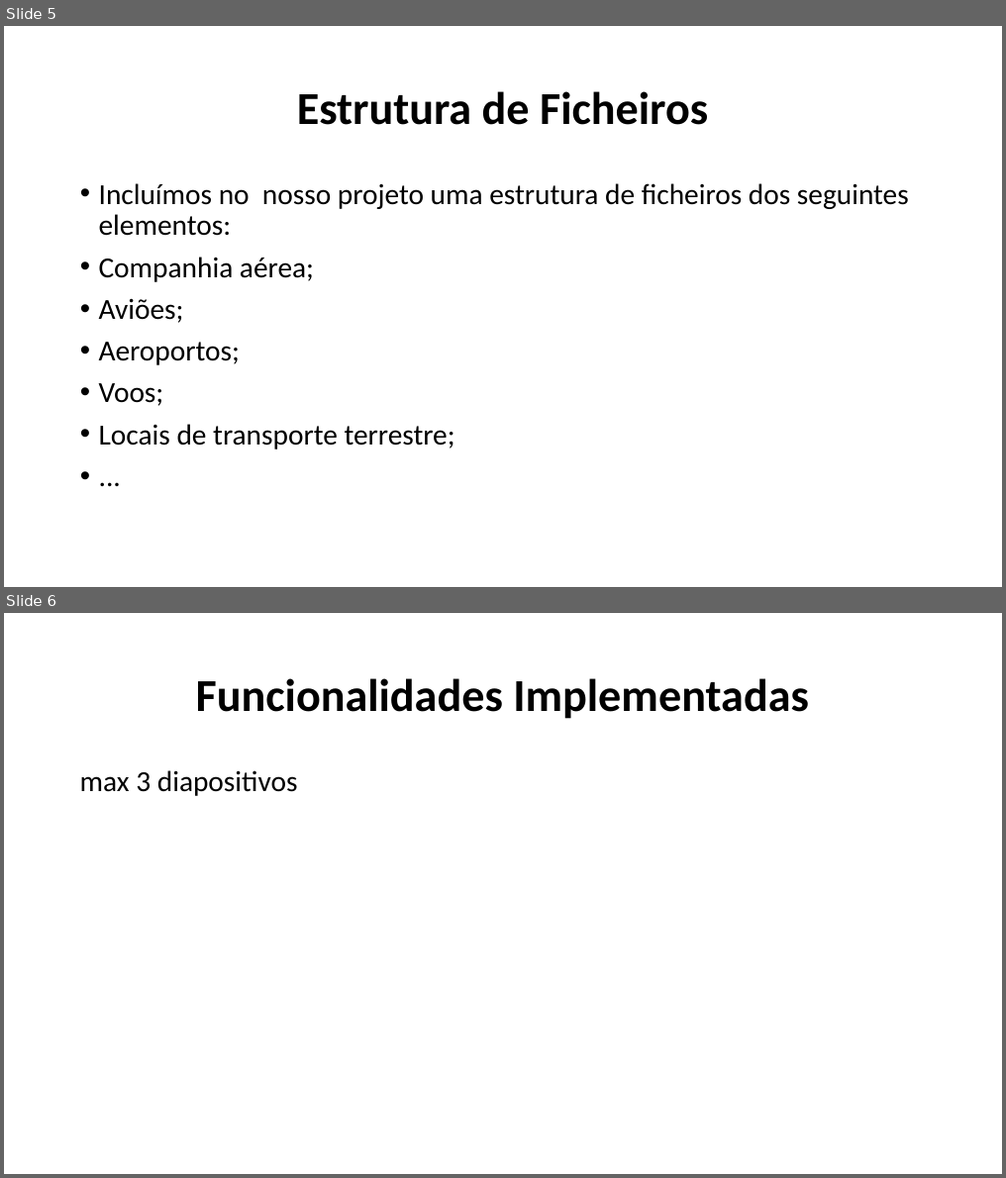
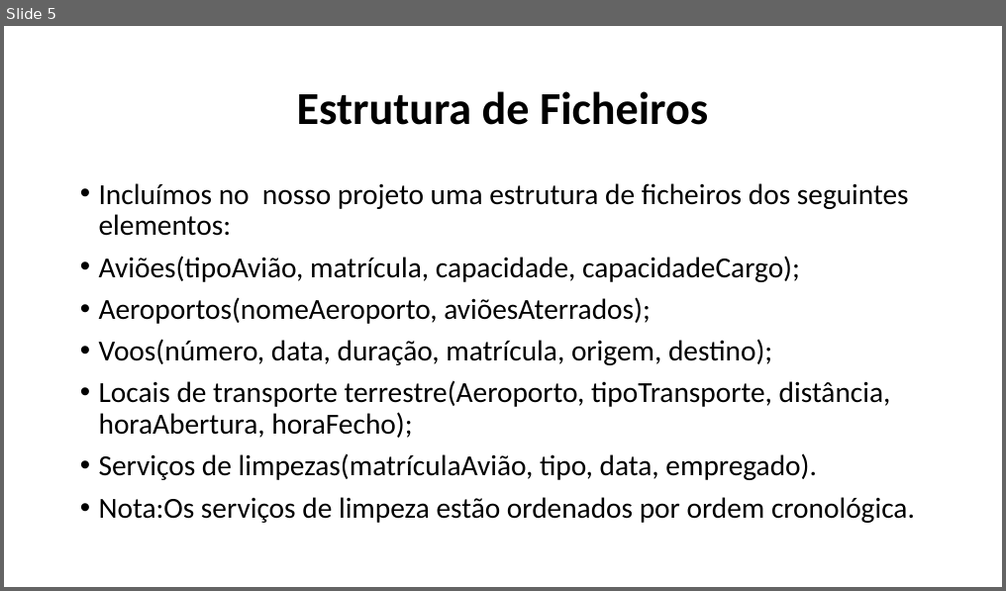
Before and after one commit to Naapperas/feup-aed-proj1, a slide deck: Apresentação.pptx. Shown one above the other, each under a label of ours: slides 5 and 6 before the commit, slide 5 after it. The pictures are 1006x1178 and 1006x591 pixels, drawn with LibreOffice and Linux fonts; fonts in the diff are those of the drawing. Boxes give left, top, right and bottom in pixels: in the first picture for what was removed or moved away, otherwise in the second. Text is boxed around its words. In the diff, an @@ line names an element or a change of style, - is before the commit and + after.

```diff
--- a/Apresentação.pptx
+++ b/Apresentação.pptx
@@ slide 6 removed at <box>4,613,1002,1174</box>, background #FFFFFF @@
@@ text removed at <box>196,678,809,719</box> @@
-Funcionalidades Implementadas
@@ text removed at <box>80,770,298,796</box> @@
-max 3 diapositivos
@@ slide 5 changed as well @@
@@ text at <box>99,256,915,523</box>: text changed @@
-• Companhia aérea;
-• Aviões;
-• Aeroportos;
-• Voos;
-• Locais de transporte terrestre;
-• ...
+• Aviões(tipoAvião, matrícula, capacidade, capacidadeCargo);
+• Aeroportos(nomeAeroporto, aviõesAterrados);
+• Voos(número, data, duração, matrícula, origem, destino);
+• Locais de transporte terrestre(Aeroporto, tipoTransporte, distância, horaAbertura, horaFecho);
+• Serviços de limpezas(matrículaAvião, tipo, data, empregado).
+• Nota:Os serviços de limpeza estão ordenados por ordem cronológica.
```
Also in this commit, not shown: 2 other slides changed, 3 slides added, 1 other slide removed.
